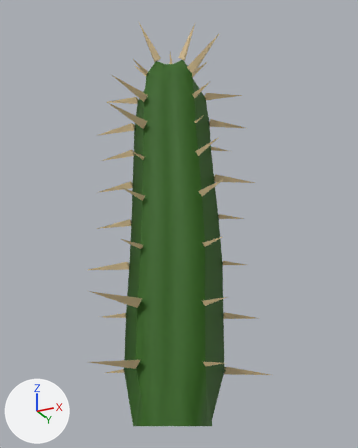
An edit to the FBX model Assets/Models/Environment/Plants/cactusMed.fbx, drawn before and after from the same camera.
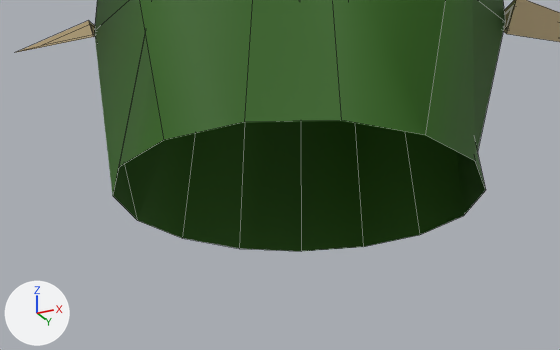
Old and new are each drawn whole from a 50 mm lens placed at (1.463, -2.847, 0.035), pointed at (0.015, 0.049, 1.338) and again close up from a 50 mm lens placed at (0.399, -0.852, -0.32), pointed at (-0.018, -0.016, 0.056). Arrows for +X, +Y and +Z are at lower left; the lights stay in place. The close-ups show mesh edges as thin lines.
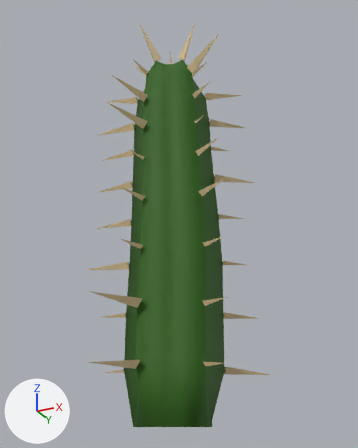
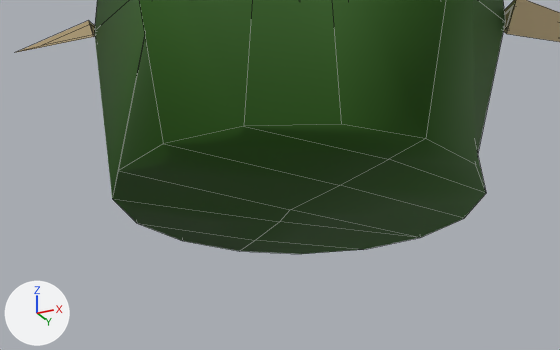
The newer file is also turned or shifted as a whole; pictures and numbers use the older file's frame.

Pixel boxes [x1, y1, x2, y2] of what changed, in the close-ups (560 x 350 px):
'Sphere.001', reshaped
    before: [15, 0, 560, 251]
    after: [15, 0, 560, 254]
part 1 of me_sphere_021, added (green)
    after: [112, 124, 486, 254]

The change, as a diff of the scene's bpy script:
```diff
--- a/Assets/Models/Environment/Plants/cactusMed.fbx.py
+++ b/Assets/Models/Environment/Plants/cactusMed.fbx.py
@@ me_sphere_021 @@
 # used by ob_sphere_001; location = (0.0, 0.0, 0.0)
-me_sphere_021.from_pydata(...)  # 551 vertices, 550 faces; spans x -0.68..0.52, y -0.72..0.62, z 0.02..2.88
+me_sphere_021.from_pydata(...)  # 556 vertices, 562 faces; spans x -0.68..0.52, y -0.72..0.62, z 0.02..2.88
+# me_sphere_021 part 1
+# 5 vertices are added at (-0.13, 0.12, 0.02), (-0.05, 0.06, 0.02), (-0.02, 0.02, 0.02), (0.07, -0.04, 0.02), (0.15, -0.08, 0.02)
+# 12 new faces join them, mat_cactusgreen3 (dark green #326615)
 me_sphere_021.materials.append(mat_needle4)
```
